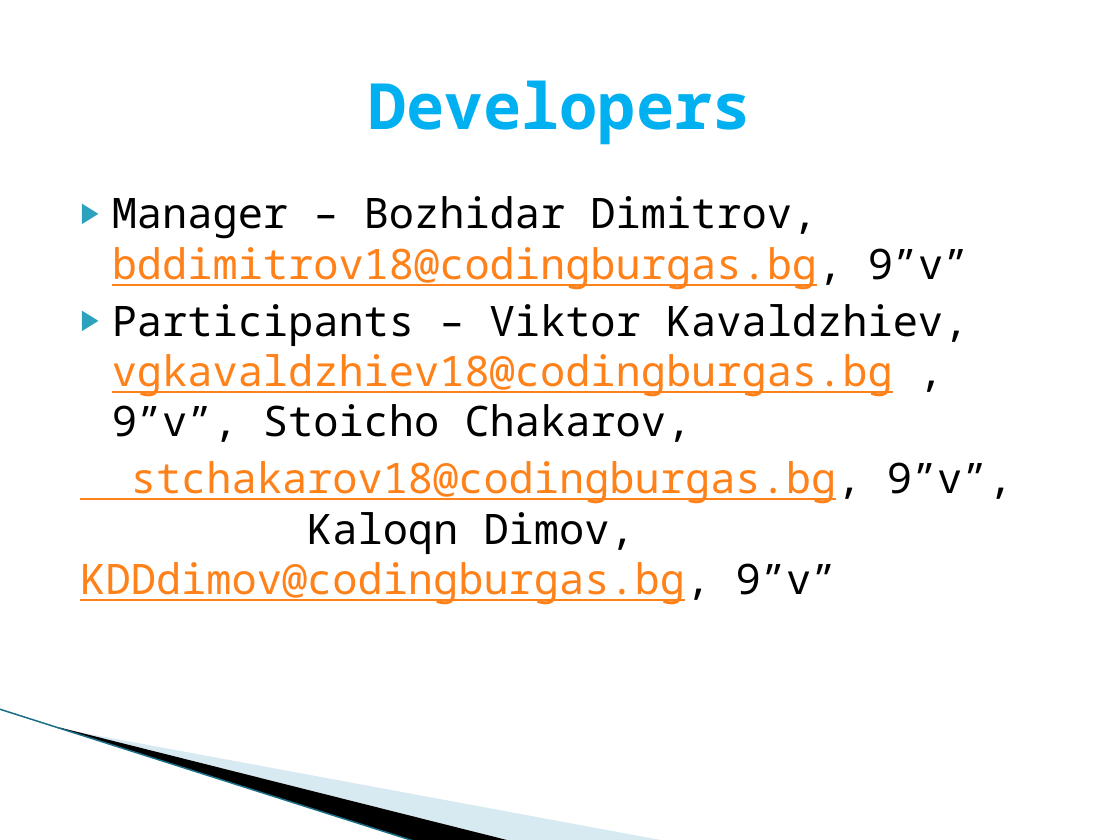
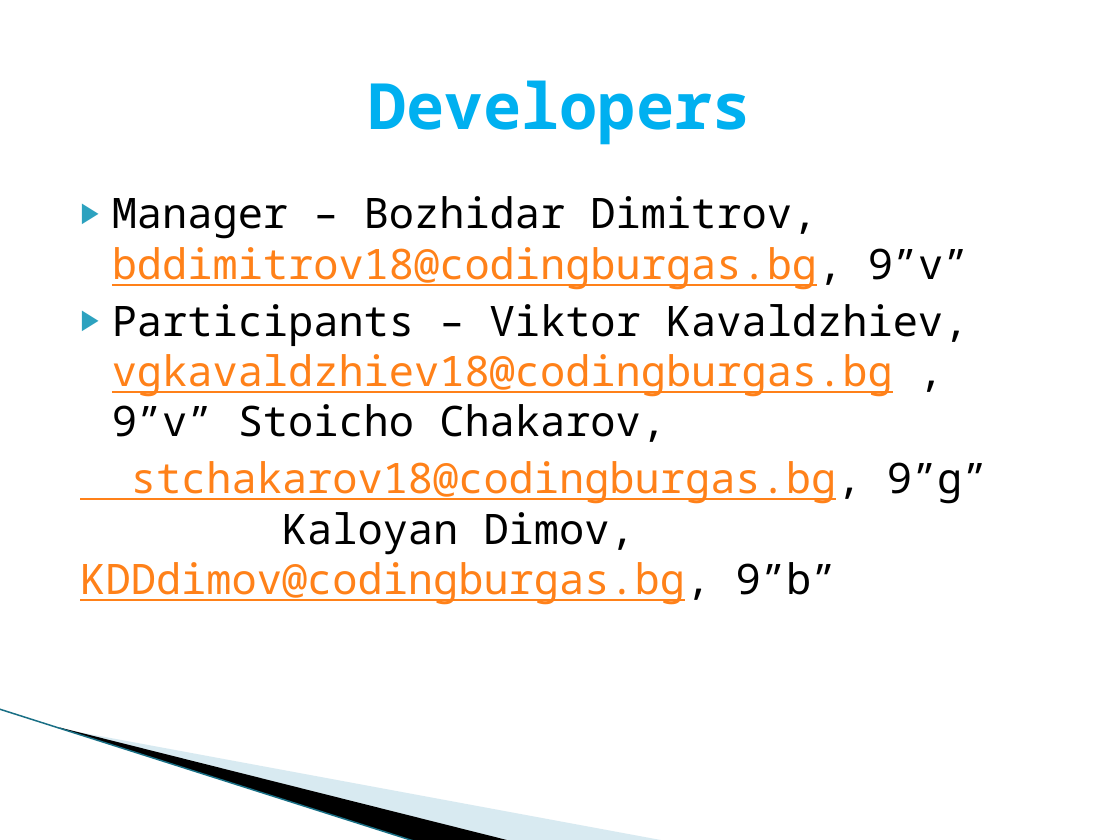
Before and after one commit to vgkavaldzhiev18/StructuresGit, a slide deck: slide 5 of Car Rent Incorporation.pptx. Drawn at 1120x840 pixels with LibreOffice and Linux fonts; fonts in the diff are those of the drawing; background and template pictures are left out. Boxes give left, top, right and bottom in pixels: in the first picture for what was removed or moved away, otherwise in the second. Text is boxed around its words. In the diff, an @@ line names an element or a change of style, - is before the commit and + after.

```diff
--- a/Car Rent Incorporation.pptx
+++ b/Car Rent Incorporation.pptx
@@ text at <box>80,304,988,605</box>: text changed @@
-▶ Participants – Viktor Kavaldzhiev, vgkavaldzhiev18@codingburgas.bg , 9”v”, Stoicho Chakarov,
-stchakarov18@codingburgas.bg, 9”v”, Kaloqn Dimov, KDDdimov@codingburgas.bg, 9”v”
+▶ Participants – Viktor Kavaldzhiev, vgkavaldzhiev18@codingburgas.bg , 9”v” Stoicho Chakarov,
+stchakarov18@codingburgas.bg, 9”g” Kaloyan Dimov, KDDdimov@codingburgas.bg, 9”b”
```
